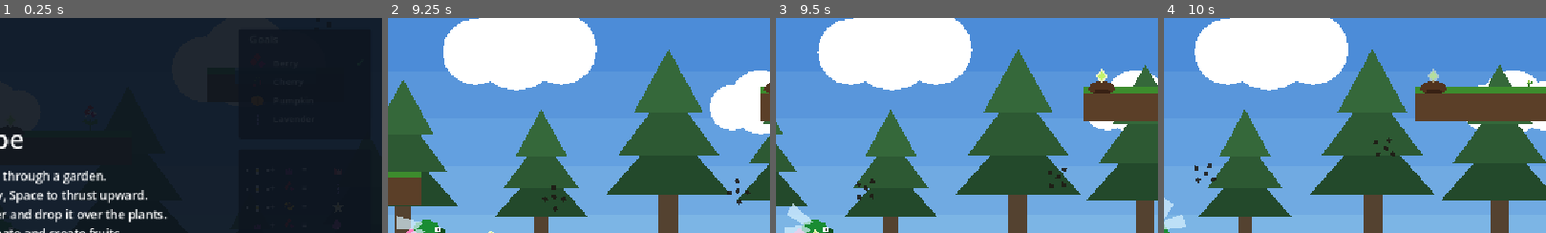
Above: before the commit, frames 1-4 (left to right).
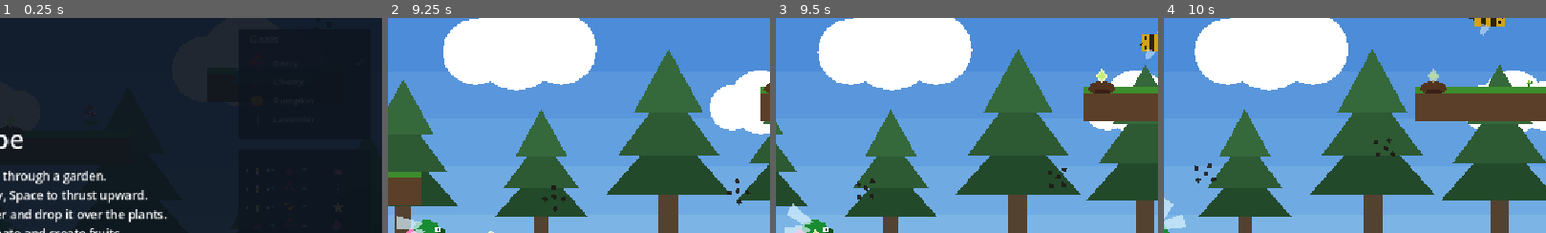
Above: after the commit, the same moments.

Repository: AntonioDrusin/ape
Game: Godot game, scene res://scenes/main.tscn
Same seed, same stepped clock (60 frames per second), same inputs: the game is played once before the commit and once after it.
Inputs:
- Up to frame 1 (0.25 s): no input
- Up to frame 2 (9.25 s): tap Space (use_proboscis) at 0.5, 2.85, 5.85, 8.85 s; hold D (move_right) 0.53-2.03 s; tap Q (shed_pollen) at 0.6, 3.6, 6.6 s; tap Enter (ui_accept) at 0.77, 1.07, 1.52, 1.82, 3.02, 3.32, 3.77, 4.07, 4.52, 4.82, 6.02, 6.32, 6.77, 7.07, 7.52, 7.82, 9.02 s; tap 1 (toggle_combo_chart) at 1.35, 4.35, 7.35 s; hold A (move_left) 2.03-2.78 s; hold 2 (toggle_goal_panel) 2.03-2.78 s; hold D (move_right) 2.78-4.28 s; hold A (move_left) 4.28-5.03 s; hold D (move_right) 5.03-5.78 s; hold 2 (toggle_goal_panel) 5.03-5.78 s; hold A (move_left) 5.78-7.28 s; hold D (move_right) from 7.28 s (still down); hold 2 (toggle_goal_panel) 8.03-8.78 s
- Up to frame 3 (9.5 s): keep holding D (move_right); tap Enter (ui_accept) at 9.32 s
- Up to frame 4 (10 s): release D (move_right) at 9.53 s; hold A (move_left) from 9.53 s (still down); tap Q (shed_pollen) at 9.6 s; tap Enter (ui_accept) at 9.77 s
The pictures show only the part of the screen within x 50-100%, y 0-50%; the shares and areas given below are measured in that part.

Frames 1-2 are identical in both runs. In frame 3, 0.4% of the frame differs, in the area x 95-100%, y 6-20%; in frame 4, 0.4%.

Commit message:
Added bee aggro

Diff:
--- a/ape/godot/scenes/flower_guard.tscn
+++ b/ape/godot/scenes/flower_guard.tscn
@@ -1,7 +1,8 @@
-[gd_scene load_steps=4 format=3]
+[gd_scene load_steps=5 format=3]
 
 [ext_resource type="Script" path="res://scripts/flower_guard.gd" id="1"]
 [ext_resource type="Script" path="res://scripts/wings.gd" id="2"]
+[ext_resource type="AudioStream" path="res://assets/audio/water_suck.wav" id="3"]
 
 [sub_resource type="CircleShape2D" id="CircleShape2D_1"]
 radius = 24.0
@@ -56,3 +57,6 @@
 [node name="WingRight" type="Polygon2D" parent="Visual/Wings"]
 color = Color(0.9, 0.95, 1, 0.5)
 polygon = PackedVector2Array(-4, 8, 4, 8, 2, 18, -2, 18)
+
+[node name="WindupBuzz" type="AudioStreamPlayer2D" parent="."]
+stream = ExtResource("3")
--- a/ape/godot/scripts/flower_guard.gd
+++ b/ape/godot/scripts/flower_guard.gd
@@ -1,33 +1,78 @@
 extends Area2D
 
-## A patrolling hazard that will eventually guard a specific flower against
-## point-blank camping (see REQUIREMENTS.md). Step 1 only: deterministic
-## circular patrol around guarded_flower, with no aggro/notice/touch
-## behavior yet. Unlike enemy.gd's random leash-wander, the orbit is a fixed
-## circle so the guard always reads as tied to the flower it protects
-## rather than roaming free. The visual stays level (no spin) so the guard
-## always reads as horizontal, unlike the gnat cloud's constant spin.
+## A patrolling hazard guarding a specific flower against point-blank
+## camping (see REQUIREMENTS.md). Step 1: deterministic circular patrol
+## around guarded_flower. Step 2 (this): builds/decays aggro from player
+## dwell time near guarded_flower and telegraphs a windup before it would
+## ever lunge (lunge itself lands in Step 3). Unlike enemy.gd's random
+## leash-wander, the orbit is a fixed circle so the guard always reads as
+## tied to the flower it protects rather than roaming free. The visual
+## stays level (no spin) so the guard always reads as horizontal, unlike
+## the gnat cloud's constant spin.
 
-@export var guarded_flower: Node2D
-@export var orbit_radius: float = 70.0
+## A plain @export var of a Node-derived type only auto-resolves when wired
+## through the editor's node picker (which serializes an internal object
+## reference); a hand-authored .tscn value like `NodePath("../Seedling10")`
+## deserializes into nothing and silently leaves this null. Exporting
+## NodePath and resolving it once in _ready() works for both cases.
+@export var guarded_flower: NodePath
+@export var orbit_radius: float = 40.0
 @export var orbit_speed: float = 1.2
+## Orbit center sits this far above the flower (not centered on it), so the
+## guard always reads as hovering watch over it rather than circling through
+## it. Kept >= orbit_radius so the circle never dips below the flower.
+@export var orbit_height_offset: float = 50.0
+
+## Step 2 aggro/telegraph tuning. Kept as local @exports (not GameplayTuning)
+## to stay consistent with this script's own Step 1 precedent and enemy.gd's
+## style; see REQUIREMENTS.md's architectural direction. Placeholder values,
+## meant to be tuned against the player's real droplet range in Step 4.
+@export var notice_range: float = 144.0
+@export var aggro_build_rate: float = 0.8
+@export var aggro_decay_rate: float = 0.6
+@export var aggro_threshold: float = 0.7
+@export var windup_duration: float = 0.5
+@export var alert_flap_speed: float = 34.0
+@export var alert_color: Color = Color(1.0, 0.35, 0.3)
 
 const FACING_TURN_SPEED := 12.0
 
+enum State { PATROL, WINDUP }
+
 @onready var visual: Node2D = $Visual
+@onready var wings: Node2D = $Visual/Wings
+@onready var windup_buzz: AudioStreamPlayer2D = $WindupBuzz
 
 var _center: Vector2
 var _angle: float = 0.0
 var _facing_x: float = 1.0
+var _flower: Node2D
+var _player: Node2D
+var _base_flap_speed: float
+var _base_color: Color
+
+var state: State = State.PATROL
+var aggro: float = 0.0
+var windup_timer: float = 0.0
 
 
 func _ready() -> void:
-	_center = guarded_flower.position if guarded_flower else position
+	_flower = get_node(guarded_flower) as Node2D if not guarded_flower.is_empty() else null
+	_center = _flower.position + Vector2(0, -orbit_height_offset) if _flower else position
 	_angle = (position - _center).angle() if position != _center else 0.0
+	_player = get_tree().get_first_node_in_group("player")
+	_base_flap_speed = wings.flap_speed
+	_base_color = visual.modulate
 
 
 func _process(delta: float) -> void:
-	_angle += orbit_speed * delta
+	_update_aggro(delta)
+	_update_state(delta)
+
+	# Orbit halts while winding up -- the guard visibly stops mid-circle as
+	# part of the "rearing back" telegraph, instead of a separate pose.
+	if state != State.WINDUP:
+		_angle += orbit_speed * delta
 	position = _center + Vector2(cos(_angle), sin(_angle)) * orbit_radius
 
 	# Tangential velocity along the circle; its x sign is which way the guard
@@ -38,3 +83,50 @@
 	if absf(velocity_x) > 0.1:
 		_facing_x = signf(velocity_x)
 	visual.scale.x = move_toward(visual.scale.x, _facing_x, FACING_TURN_SPEED * delta)
+
+	_update_telegraph(delta)
+
+
+## Aggro tracks dwell time near the *flower*, not the guard's own position,
+## per REQUIREMENTS.md -- this is what makes point-blank camping (not just
+## proximity to the guard itself) the thing that gets punished.
+func _update_aggro(delta: float) -> void:
+	if not _flower or not _player:
+		aggro = maxf(aggro - aggro_decay_rate * delta, 0.0)
+		return
+	var distance := _flower.global_position.distance_to(_player.global_position)
+	if distance <= notice_range:
+		aggro = minf(aggro + aggro_build_rate * delta, 1.0)
+	else:
+		aggro = maxf(aggro - aggro_decay_rate * delta, 0.0)
+
+
+func _update_state(delta: float) -> void:
+	match state:
+		State.PATROL:
+			if aggro >= aggro_threshold:
+				state = State.WINDUP
+				windup_timer = 0.0
+				windup_buzz.pitch_scale = 1.0
+				windup_buzz.play()
+		State.WINDUP:
+			var distance := _flower.global_position.distance_to(_player.global_position) if _flower and _player else INF
+			if distance > notice_range:
+				# Bail: player left notice_range during windup, so the lunge
+				# never fires and aggro simply resumes decaying as normal.
+				state = State.PATROL
+				windup_timer = 0.0
+				windup_buzz.stop()
+			else:
+				# Clamped rather than left to grow unbounded: Step 3 hooks the
+				# actual lunge at windup_timer >= windup_duration.
+				windup_timer = minf(windup_timer + delta, windup_duration)
+				windup_buzz.pitch_scale = lerpf(1.0, 2.0, windup_timer / windup_duration)
+
+
+## Continuous visual/audio escalation, a pure function of aggro (and, while
+## winding up, of windup progress) -- no snapping, per ARCHITECTURE.md's
+## feedback convention.
+func _update_telegraph(_delta: float) -> void:
+	visual.modulate = _base_color.lerp(alert_color, aggro)
+	wings.flap_speed = lerpf(_base_flap_speed, alert_flap_speed, aggro)
Not shown, changed: ape/godot/ARCHITECTURE.md
Not shown, changed: ape/godot/REQUIREMENTS.md
